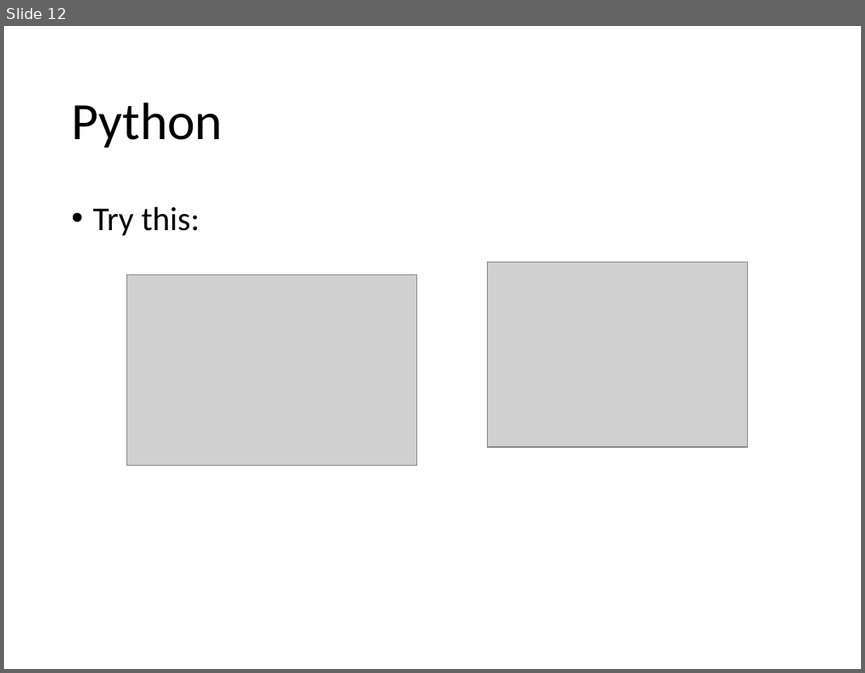
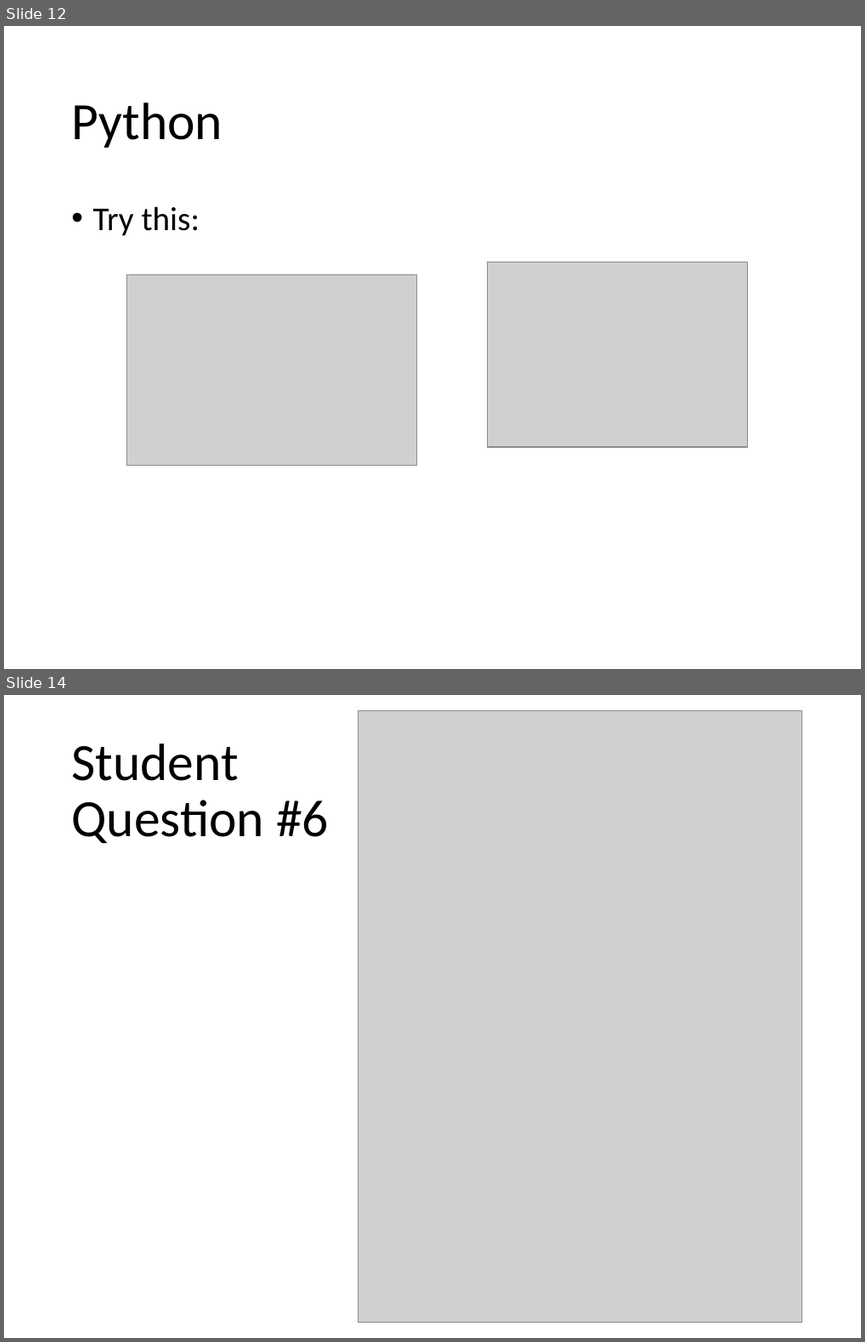
Before and after one commit to Greg5519/ICS2O0, a slide deck: Topic B Programming Introduction/B.7 Lesson - ASCII Encoding.pptx. Shown one above the other, each under a label of ours: slide 12 before the commit, slides 12 and 14 after it; the slides between them are not shown. The pictures are 865x673 and 865x1342 pixels, drawn with LibreOffice and Linux fonts; fonts in the diff are those of the drawing; grey boxes stand for pictures. Boxes give left, top, right and bottom in pixels: in the first picture for what was removed or moved away, otherwise in the second. Text is boxed around its words. In the diff, an @@ line names an element or a change of style, - is before the commit and + after.

```diff
--- a/Topic B Programming Introduction/B.7 Lesson - ASCII Encoding.pptx
+++ b/Topic B Programming Introduction/B.7 Lesson - ASCII Encoding.pptx
@@ slide 14 added at bbox=[4, 695, 861, 1338], background #FFFFFF @@
@@ picture added at bbox=[358, 710, 802, 1322] @@
@@ title added at bbox=[71, 743, 329, 843], 44 pt, text #000000 @@
+Student
+Question #6
```
Also in this commit, not shown: 1 other slide added.
